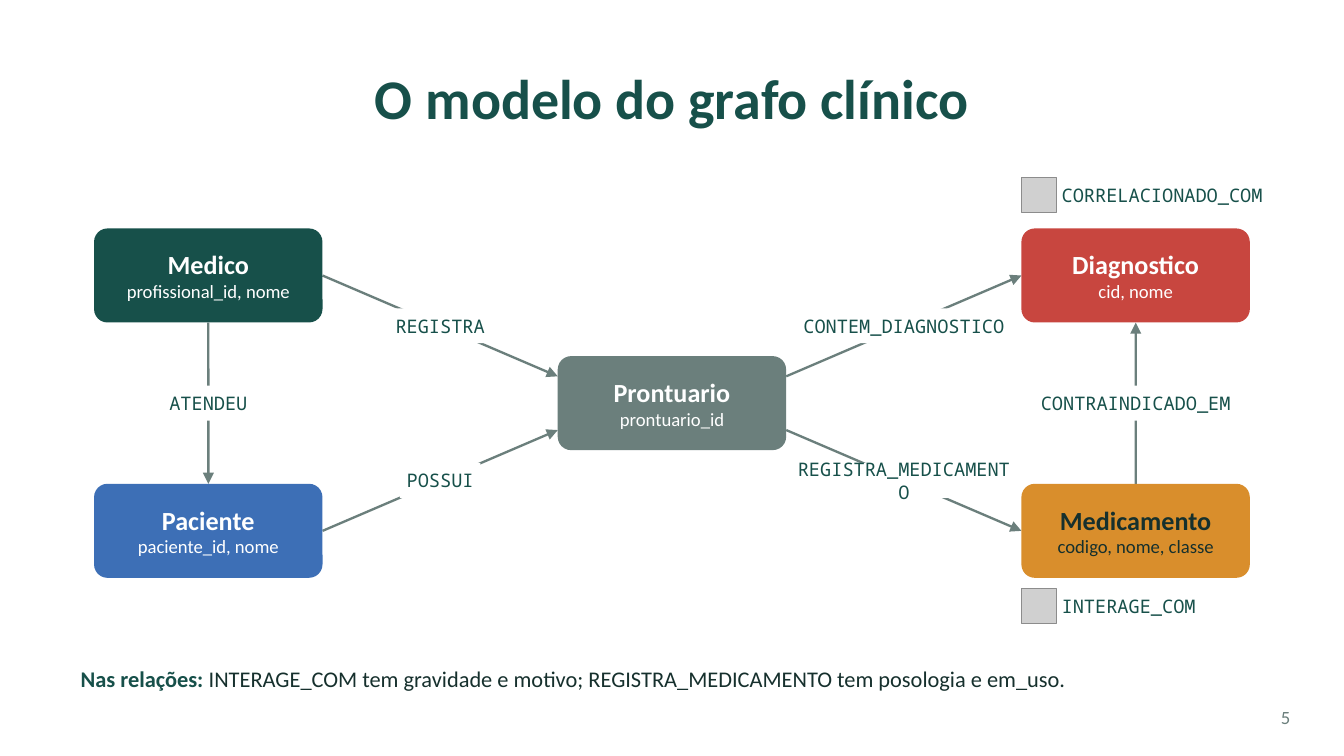
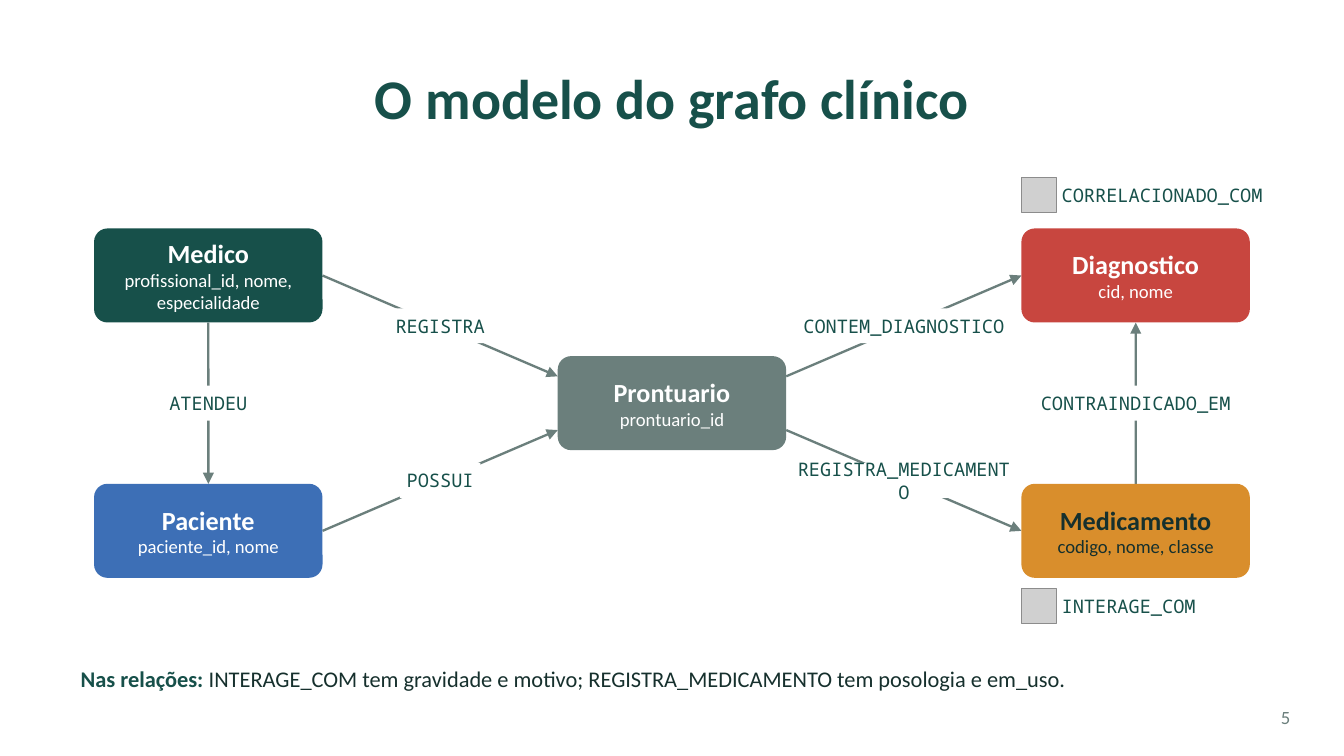
Before and after one commit to rebekadenovo/projeto_telemedicina, a slide deck: slide 5 of apresentacao/codecare-apresentacao.pptx. Drawn at 1344x756 pixels with LibreOffice and Linux fonts; fonts in the diff are those of the drawing; grey boxes stand for pictures. Boxes give left, top, right and bottom in pixels: in the first picture for what was removed or moved away, otherwise in the second. Text is boxed around its words. In the diff, an @@ line names an element or a change of style, - is before the commit and + after.

Commit message:
Inclui especialidade no no Medico do slide do grafo

```diff
--- a/apresentacao/codecare-apresentacao.pptx
+++ b/apresentacao/codecare-apresentacao.pptx
@@ text at bbox=[125, 274, 292, 312]: text changed @@
-profissional_id, nome
+profissional_id, nome,
+especialidade
```
Also in this commit, not shown: 1 other file.
